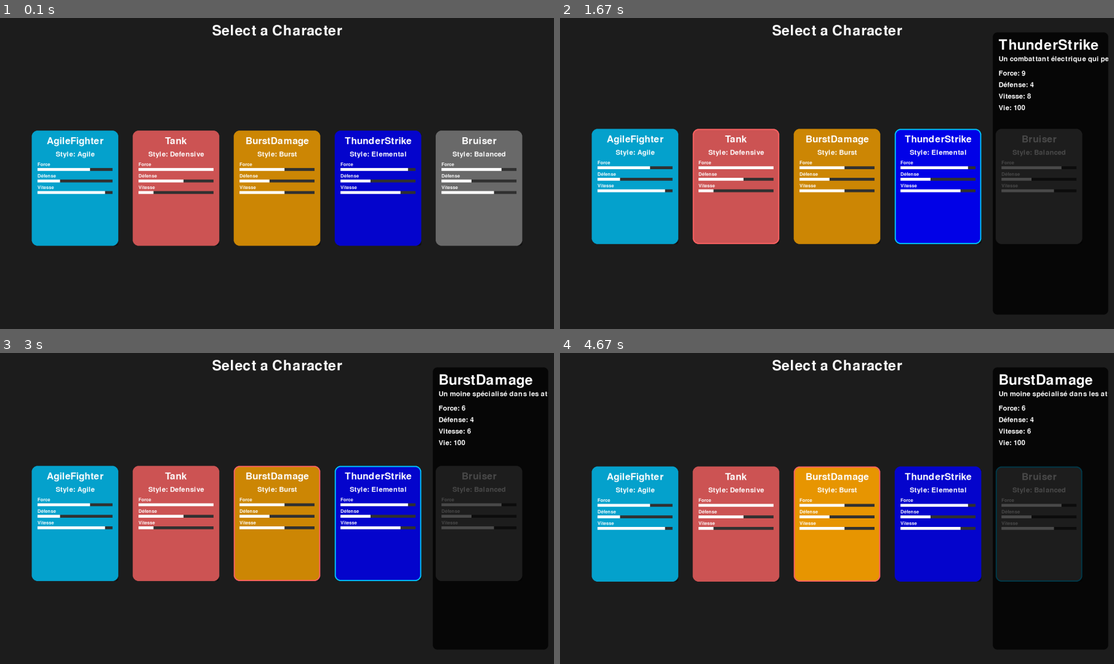
Above: before the commit, frames 1-4 (two rows, left to right).
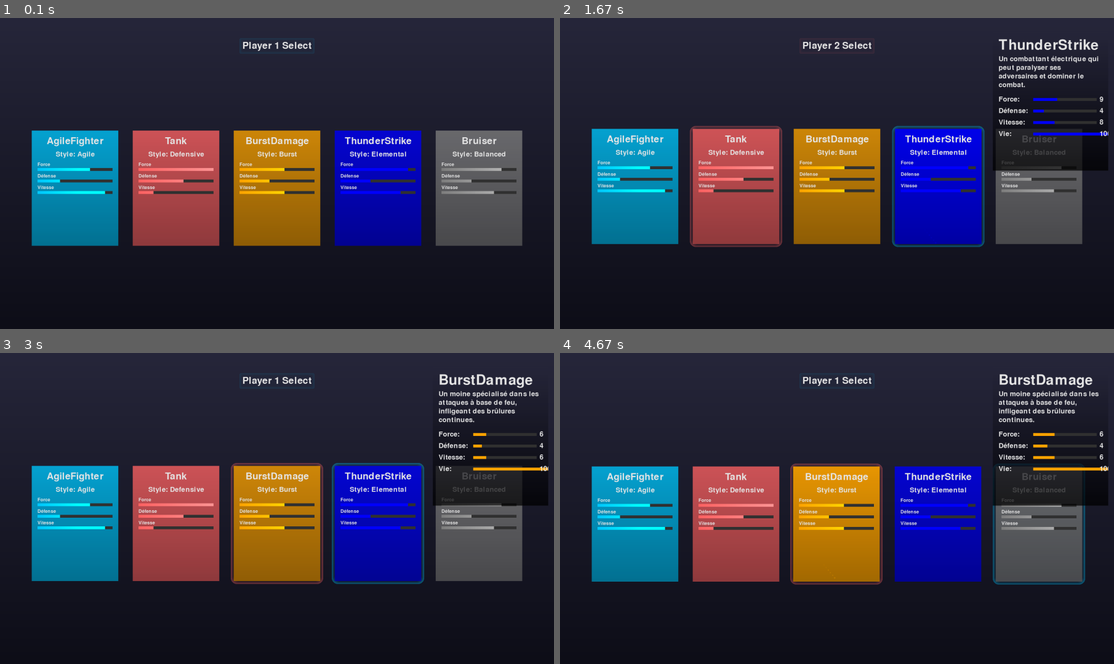
Above: after the commit, the same moments.

Repository: CarlosLeBg/pythfighter
Game: pygame game, started from src/selector.py
Two runs of this game, one before a commit and one after it. Both use one fixed random seed, a clock stepped at 60 frames per second and the inputs below.
Inputs (mouse positions are in pixels of both pictures, inside the frame that each line leads up to):
- Up to frame 1 (0.1 s): no input
- Up to frame 2 (1.67 s): click (837, 173) at 0.38 s; click (704, 176) at 0.72 s; click (665, 126) at 1.05 s; click (903, 201) at 1.38 s
- Up to frame 3 (3 s): click (288, 402) at 1.72 s; click (282, 542) at 2.05 s; click (260, 455) at 2.38 s; click (199, 443) at 2.72 s
- Up to frame 4 (4.67 s): click (981, 480) at 3.05 s; click (1008, 502) at 3.38 s; click (953, 452) at 3.72 s; click (676, 449) at 4.05 s; click (859, 496) at 4.38 s

The runs differ from the first frame. In frame 1, 30% of the frame differs, in the area x 0-100%, y 0-74%; in frame 2, 39%, in the area x 0-100%, y 0-78%; in frame 3, 38%; in frame 4, 39%.

Commit message:
Modif de Carlos

Diff:
--- a/game.py
+++ /dev/null
@@ -1,45 +0,0 @@
-import pygame
-from player import *
-
-class Game:
-    def __init__(self):
-        self.player = Thunderstrike()
-
-def damage(self, amount):
-    # infliger dégats
-    self.health -=amount
-    # vérifier si un nouveau nb de pt de vie inférieur ou égal à 0
-    if self.health <= 0:
-        self.rect.x = 1000
-        self.health = self.max_health
-
-pygame.init()
-
-pygame.display.set_caption("Pythfighter")
-screen = pygame.display.set_mode((1920, 1080))
-
-try:
-    background = pygame.image.load('assets/Pixilart_App.jpg')
-except pygame.error as e:
-    print(f"Erreur lors du chargement de l'image de fond : {e}")
-    pygame.quit()
-    exit()
-
-game = Game()
-
-running = True
-while running:
-    screen.blit(background, (0, 0))
-    screen.blit(game.player.image, game.player.rect)
-    pygame.display.flip()
-
-    for event in pygame.event.get():
-        if event.type == pygame.QUIT:
-            running = False
-
-    #actualiser barre de vie du joueur
-    game.player.update_health_bar(screen)
-
-
-pygame.quit()
-print("Fermeture du jeu")
--- a/src/position_manager.py
+++ b/src/position_manager.py
@@ -31,7 +31,7 @@
         return pygame.Rect(x, y, SETTINGS.CARD_WIDTH, SETTINGS.CARD_HEIGHT)
 
     def get_detail_panel_position(self):
-        return pygame.Rect(self.detail_panel_x, 50, self.detail_panel_width, self.screen_height - 100)
+        return pygame.Rect(self.detail_panel_x, 50, self.detail_panel_width, self.screen_height - 600)
 
     def get_title_position(self):
         return self.screen_width // 2, self.title_y
--- a/src/selector.py
+++ b/src/selector.py
@@ -1,27 +1,25 @@
 import pygame
 import sys
 import time
-from math import sin
+from math import sin, cos
 from dataclasses import dataclass
 from typing import List, Dict, Tuple
 from config.settings import GameSettings
 from config.fighters import AgileFighter, Tank, BurstDamage, ThunderStrike, Bruiser
 from position_manager import PositionManager
 
-# Chargement des paramètres
 SETTINGS = GameSettings()
-
-# Configuration de l'interface
 SCREEN_WIDTH = SETTINGS.SCREEN_WIDTH
 SCREEN_HEIGHT = SETTINGS.SCREEN_HEIGHT
 FPS = SETTINGS.FPS
-DEBUG_MODE = SETTINGS.DEBUG_MODE
-
-# Couleurs
-BACKGROUND_COLOR = (30, 30, 30)
-TEXT_COLOR = SETTINGS.TEXT_COLOR
-HOVER_COLOR = (255, 255, 255, SETTINGS.HOVER_ALPHA)
-CARD_SHADOW_COLOR = (0, 0, 0, 100)
+
+# Enhanced colors
+BACKGROUND_COLOR = (15, 15, 25)
+TEXT_COLOR = (230, 230, 230)
+HOVER_COLOR = (255, 255, 255, 200)
+CARD_SHADOW_COLOR = (0, 0, 0, 120)
+GRADIENT_TOP = (40, 40, 60)
+GRADIENT_BOTTOM = (15, 15, 25)
 
 @dataclass
 class Character:
@@ -45,18 +43,51 @@
     "Bruiser": Bruiser()
 }
 
+class ParticleSystem:
+    def __init__(self):
+        self.particles = []
+
+    def create_particle(self, pos, color):
+        particle = {
+            'pos': list(pos),
+            'velocity': [((pygame.time.get_ticks() % 10) - 5) / 2, -3],
+            'lifetime': 60,
+            'color': (*color, 255),
+            'size': 4
+        }
+        self.particles.append(particle)
+
+    def update(self):
+        for particle in self.particles[:]:
+            particle['pos'][0] += particle['velocity'][0]
+            particle['pos'][1] += particle['velocity'][1]
+            particle['lifetime'] -= 1
+            particle['size'] *= 0.95
+            if particle['lifetime'] <= 0:
+                self.particles.remove(particle)
+
+    def draw(self, screen):
+        for particle in self.particles:
+            alpha = min(255, particle['lifetime'] * 4)
+            color = (*particle['color'][:3], alpha)
+            pygame.draw.circle(screen, color,
+                             (int(particle['pos'][0]), int(particle['pos'][1])),
+                             int(particle['size']))
+
 class CharacterSelect:
     def __init__(self):
         pygame.init()
         self.screen = pygame.display.set_mode((SCREEN_WIDTH, SCREEN_HEIGHT), pygame.RESIZABLE)
         self.position_manager = PositionManager(SCREEN_WIDTH, SCREEN_HEIGHT)
-        pygame.display.set_caption("Pyth Fighter - Selection")
+        pygame.display.set_caption("Pyth Fighter - Character Selection")
 
         self.selected = {"player1": None, "player2": None}
         self.current_player = "player1"
         self.animation_time = 0
         self.hovered_character = None
-
+        self.particles = ParticleSystem()
+
+        # Load and create fonts
         self.fonts = {
             'title': pygame.font.Font(None, 72),
             'subtitle': pygame.font.Font(None, 48),
@@ -66,46 +97,114 @@
 
         self.position_manager.update_card_positions(FIGHTERS)
 
+    def draw_gradient_background(self):
+        for y in range(SCREEN_HEIGHT):
+            progress = y / SCREEN_HEIGHT
+            color = [
+                GRADIENT_TOP[i] + (GRADIENT_BOTTOM[i] - GRADIENT_TOP[i]) * progress
+                for i in range(3)
+            ]
+            pygame.draw.line(self.screen, color, (0, y), (SCREEN_WIDTH, y))
+
+    def create_card_glow(self, surface, color, radius):
+        glow = pygame.Surface((surface.get_width() + radius * 2,
+                             surface.get_height() + radius * 2),
+                            pygame.SRCALPHA)
+        for i in range(radius, 0, -1):
+            alpha = int(100 * (i / radius))
+            pygame.draw.rect(glow, (*color, alpha),
+                           (radius - i, radius - i,
+                            surface.get_width() + i * 2,
+                            surface.get_height() + i * 2),
+                           border_radius=20)
+        return glow
+
     def draw_character_card(self, name, data):
         card_rect = self.position_manager.card_positions[name]
-        x, y = card_rect.x, card_rect.y + sin(self.animation_time * 3) * 5
-
-        card_surface = pygame.Surface((SETTINGS.CARD_WIDTH, SETTINGS.CARD_HEIGHT), pygame.SRCALPHA)
         hover = card_rect.collidepoint(pygame.mouse.get_pos())
-        base_color = data.color
-
-        pygame.draw.rect(card_surface, CARD_SHADOW_COLOR, (4, 4, SETTINGS.CARD_WIDTH, SETTINGS.CARD_HEIGHT), border_radius=20)
-        alpha = 230 if hover else 200
-        pygame.draw.rect(card_surface, (*base_color, alpha), (0, 0, SETTINGS.CARD_WIDTH, SETTINGS.CARD_HEIGHT), border_radius=20)
-
+
+        # Card animation
+        y_offset = sin(self.animation_time * 3) * 5
+        x_offset = 0
         if hover:
+            x_offset = sin(self.animation_time * 8) * 3
             self.hovered_character = name
-            pygame.draw.rect(card_surface, HOVER_COLOR, (0, 0, SETTINGS.CARD_WIDTH, SETTINGS.CARD_HEIGHT), 4, border_radius=20)
-
-        if name == self.selected['player1']:
-            pygame.draw.rect(card_surface, SETTINGS.PLAYER1_COLOR, (0, 0, SETTINGS.CARD_WIDTH, SETTINGS.CARD_HEIGHT), 4, border_radius=20)
-        elif name == self.selected['player2']:
-            pygame.draw.rect(card_surface, SETTINGS.PLAYER2_COLOR, (0, 0, SETTINGS.CARD_WIDTH, SETTINGS.CARD_HEIGHT), 4, border_radius=20)
-
+            if pygame.time.get_ticks() % 10 == 0:
+                self.particles.create_particle(
+                    (card_rect.x + SETTINGS.CARD_WIDTH/2,
+                     card_rect.y + SETTINGS.CARD_HEIGHT),
+                    data.color)
+
+        # Create card surface
+        card_surface = pygame.Surface((SETTINGS.CARD_WIDTH, SETTINGS.CARD_HEIGHT),
+                                    pygame.SRCALPHA)
+
+        # Draw card shadow and background
+        pygame.draw.rect(card_surface, CARD_SHADOW_COLOR,
+                        (4, 4, SETTINGS.CARD_WIDTH, SETTINGS.CARD_HEIGHT),
+                        border_radius=20)
+
+        # Card base color with gradient
+        for y in range(SETTINGS.CARD_HEIGHT):
+            progress = y / SETTINGS.CARD_HEIGHT
+            color = [
+                max(0, min(255, data.color[i] * (1 - progress * 0.3)))
+                for i in range(3)
+            ]
+            alpha = 230 if hover else 200
+            pygame.draw.line(card_surface, (*color, alpha),
+                           (0, y), (SETTINGS.CARD_WIDTH, y))
+
+        # Card content
         y_content = 20
+
+        # Character name
         text = self.fonts['subtitle'].render(name, True, TEXT_COLOR)
-        card_surface.blit(text, (SETTINGS.CARD_WIDTH // 2 - text.get_width() // 2, y_content))
+        card_surface.blit(text,
+                         (SETTINGS.CARD_WIDTH//2 - text.get_width()//2, y_content))
         y_content += 50
 
+        # Fighting style
         style = self.fonts['normal'].render(f"Style: {data.style}", True, TEXT_COLOR)
-        card_surface.blit(style, (SETTINGS.CARD_WIDTH // 2 - style.get_width() // 2, y_content))
+        card_surface.blit(style,
+                         (SETTINGS.CARD_WIDTH//2 - style.get_width()//2, y_content))
         y_content += 40
 
+        # Stats bars
         for stat_name, value in list(data.stats.items())[:3]:
             stat_text = self.fonts['small'].render(stat_name, True, TEXT_COLOR)
             card_surface.blit(stat_text, (20, y_content))
 
             bar_width = SETTINGS.CARD_WIDTH - 40
-            pygame.draw.rect(card_surface, (50, 50, 50), (20, y_content + 20, bar_width, 10))
-            pygame.draw.rect(card_surface, TEXT_COLOR, (20, y_content + 20, bar_width * (value / 10), 10))
+            # Background bar
+            pygame.draw.rect(card_surface, (50, 50, 50),
+                           (20, y_content + 20, bar_width, 10))
+            # Value bar with gradient
+            for x in range(int(bar_width * (value/10))):
+                progress = x / bar_width
+                color = [
+                    max(0, min(255, data.color[i] * (1 + progress * 0.5)))
+                    for i in range(3)
+                ]
+                pygame.draw.line(card_surface, color,
+                               (20 + x, y_content + 20),
+                               (20 + x, y_content + 29))
             y_content += 40
 
-        self.screen.blit(card_surface, (x, y))
+        # Selection indicators
+        if name == self.selected['player1']:
+            glow = self.create_card_glow(card_surface, SETTINGS.PLAYER1_COLOR, 10)
+            self.screen.blit(glow,
+                           (card_rect.x + x_offset - 10,
+                            card_rect.y + y_offset - 10))
+        elif name == self.selected['player2']:
+            glow = self.create_card_glow(card_surface, SETTINGS.PLAYER2_COLOR, 10)
+            self.screen.blit(glow,
+                           (card_rect.x + x_offset - 10,
+                            card_rect.y + y_offset - 10))
+
+        self.screen.blit(card_surface,
+                        (card_rect.x + x_offset, card_rect.y + y_offset))
 
     def draw_detail_panel(self):
         if not self.hovered_character:
@@ -113,37 +212,97 @@
 
         char_data = FIGHTERS[self.hovered_character]
         panel_rect = self.position_manager.get_detail_panel_position()
-        surface = pygame.Surface((panel_rect.width, panel_rect.height), pygame.SRCALPHA)
-
-        pygame.draw.rect(surface, (0, 0, 0, 180), (0, 0, panel_rect.width, panel_rect.height), border_radius=15)
-
+        surface = pygame.Surface((panel_rect.width, panel_rect.height),
+                               pygame.SRCALPHA)
+
+        # Panel background with gradient
+        for y in range(panel_rect.height):
+            progress = y / panel_rect.height
+            color = [
+                int(40 * (1 - progress)),
+                int(40 * (1 - progress)),
+                int(60 * (1 - progress))
+            ]
+            pygame.draw.line(surface, (*color, 180),
+                           (0, y), (panel_rect.width, y))
+
+        # Panel content
         y = 20
         title = self.fonts['title'].render(self.hovered_character, True, TEXT_COLOR)
         surface.blit(title, (20, y))
         y += 60
 
-        desc = self.fonts['normal'].render(char_data.description, True, TEXT_COLOR)
-        surface.blit(desc, (20, y))
+        # Description with word wrap
+        words = char_data.description.split()
+        line = ""
+        for word in words:
+            test_line = line + word + " "
+            test_surface = self.fonts['normal'].render(test_line, True, TEXT_COLOR)
+            if test_surface.get_width() > panel_rect.width - 40:
+                desc = self.fonts['normal'].render(line, True, TEXT_COLOR)
+                surface.blit(desc, (20, y))
+                y += 30
+                line = word + " "
+            else:
+                line = test_line
+        if line:
+            desc = self.fonts['normal'].render(line, True, TEXT_COLOR)
+            surface.blit(desc, (20, y))
         y += 50
 
+        # Stats with animated bars
         for stat_name, value in char_data.stats.items():
-            stat_text = self.fonts['normal'].render(f"{stat_name}: {value}", True, TEXT_COLOR)
+            stat_text = self.fonts['normal'].render(f"{stat_name}:", True, TEXT_COLOR)
             surface.blit(stat_text, (20, y))
+
+            bar_width = panel_rect.width - 180
+            bar_progress = (1 + sin(self.animation_time * 2)) / 2
+            current_width = bar_width * (value/10) * bar_progress
+
+            pygame.draw.rect(surface, (50, 50, 50),
+                           (140, y + 8, bar_width, 10))
+            pygame.draw.rect(surface, char_data.color,
+                           (140, y + 8, current_width, 10))
+
+            value_text = self.fonts['normal'].render(str(value), True, TEXT_COLOR)
+            surface.blit(value_text,
+                        (150 + bar_width, y))
             y += 40
 
         self.screen.blit(surface, panel_rect.topleft)
+
+    def draw_player_prompts(self):
+        prompt_text = f"Player {self.current_player[-1]} Select"
+        text = self.fonts['subtitle'].render(prompt_text, True, TEXT_COLOR)
+        x = SCREEN_WIDTH // 2 - text.get_width() // 2
+        y = 80
+
+        # Add glow effect
+        color = SETTINGS.PLAYER1_COLOR if self.current_player == "player1" else SETTINGS.PLAYER2_COLOR
+        glow_surface = pygame.Surface((text.get_width() + 20,
+                                     text.get_height() + 20),
+                                    pygame.SRCALPHA)
+        for i in range(10, 0, -1):
+            alpha = int(25 * (i / 10))
+            pygame.draw.rect(glow_surface, (*color, alpha),
+                           (10 - i, 10 - i,
+                            text.get_width() + i * 2,
+                            text.get_height() + i * 2),
+                           border_radius=5)
+
+        self.screen.blit(glow_surface, (x - 10, y - 10))
+        self.screen.blit(text, (x, y))
 
     def run(self):
         clock = pygame.time.Clock()
         running = True
 
         while running:
-            self.animation_time += clock.get_time() / 1000
+            self.animation_time = pygame.time.get_ticks() / 1000
 
             for event in pygame.event.get():
                 if event.type == pygame.QUIT:
                     running = False
-
                 elif event.type == pygame.MOUSEBUTTONDOWN and event.button == 1:
                     for char_name, char_rect in self.position_manager.card_positions.items():
                         if char_rect.collidepoint(event.pos):
@@ -151,15 +310,16 @@
                             self.current_player = "player2" if self.current_player == "player1" else "player1"
                             break
 
-            self.screen.fill(BACKGROUND_COLOR)
-
-            title_text = self.fonts['title'].render("Select a Character", True, TEXT_COLOR)
-            self.screen.blit(title_text, (SCREEN_WIDTH // 2 - title_text.get_width() // 2, 20))
+            # Draw everything
+            self.draw_gradient_background()
+            self.particles.update()
+            self.particles.draw(self.screen)
 
             for char_name in FIGHTERS:
                 self.draw_character_card(char_name, FIGHTERS[char_name])
 
             self.draw_detail_panel()
+            self.draw_player_prompts()
 
             pygame.display.flip()
             clock.tick(FPS)
